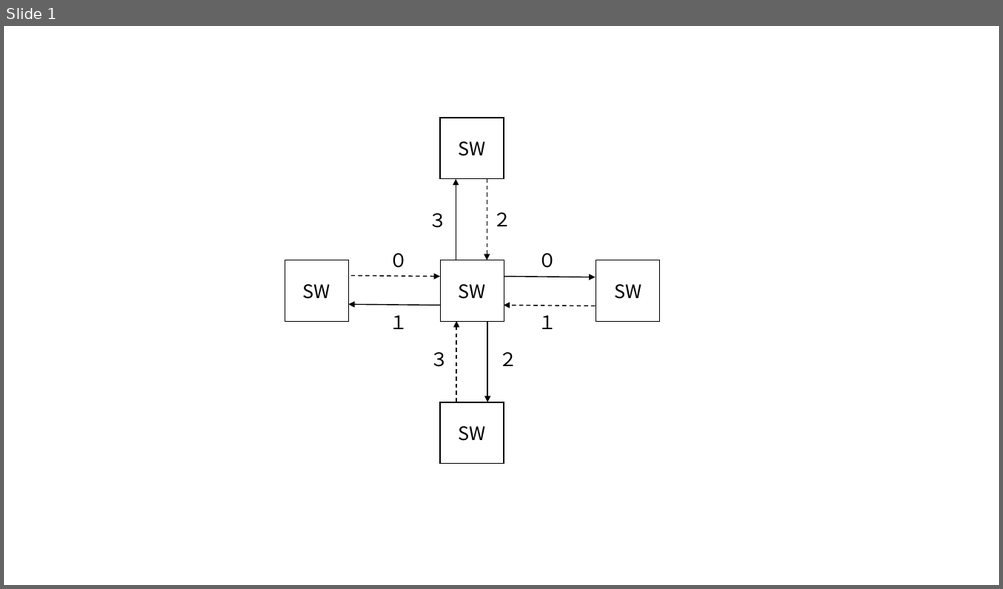
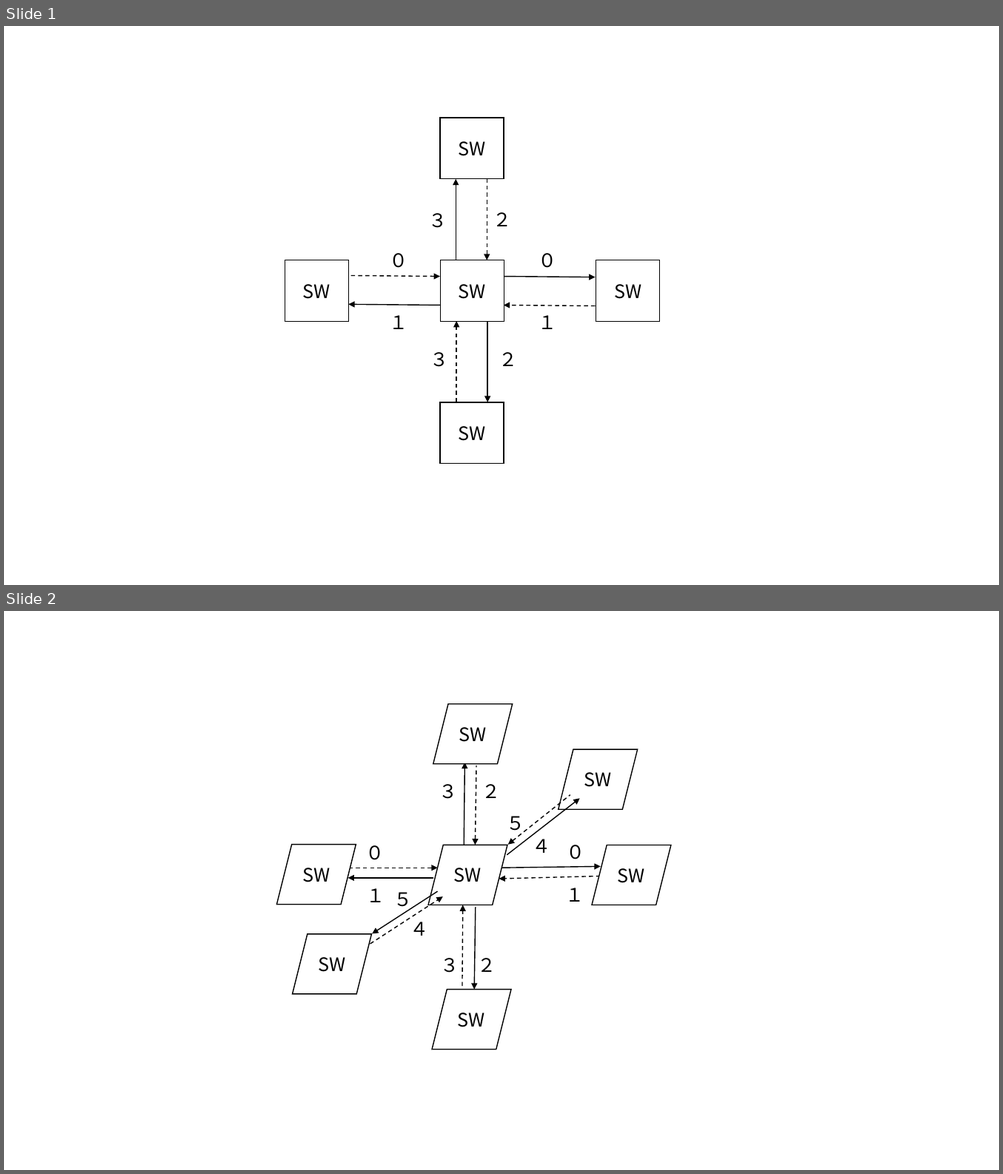
Before and after one commit to KoibuchiLab/circuit-switch-table, a slide deck: fig/sw.pptx. Shown one above the other, each under a label of ours: slide 1 before the commit, slides 1 and 2 after it. The pictures are 1003x589 and 1003x1174 pixels, drawn with LibreOffice and Linux fonts; fonts in the diff are those of the drawing. Boxes give left, top, right and bottom in pixels: in the first picture for what was removed or moved away, otherwise in the second. Text is boxed around its words. In the diff, an @@ line names an element or a change of style, - is before the commit and + after.

```diff
--- a/fig/sw.pptx
+++ b/fig/sw.pptx
@@ slide 2 added at (4,611,999,1170), background #FFFFFF @@
@@ parallelogram added at (433,704,512,764), fill #FFFFFF, outline #000000 1 pt, 18 pt, text #000000 @@
+SW
@@ arrow added from (464, 846) to (464, 763), #000000 1 pt @@
@@ arrow added from (476, 766) to (475, 846), #000000 1 pt dashed @@
@@ parallelogram added at (558,750,637,809), fill #FFFFFF, outline #000000 1 pt, 18 pt, text #000000 @@
+SW
@@ text added at (438,784,457,799), 18 pt, text #000000 @@
+３
@@ text added at (482,784,501,798), 18 pt, text #000000 @@
+２
@@ arrow added from (507, 855) to (580, 798), #000000 1 pt @@
@@ arrow added from (570, 795) to (508, 845), #000000 1 pt dashed @@
@@ text added at (506,816,525,835), 18 pt, text #000000 @@
+５
@@ parallelogram added at (276,845,356,904), fill #FFFFFF, outline #000000 1 pt, 18 pt, text #000000 @@
+SW
@@ text added at (366,846,384,860), 18 pt, text #000000 @@
+０
@@ parallelogram added at (428,846,507,905), fill #FFFFFF, outline #000000 1 pt, 18 pt, text #000000 @@
+SW
@@ text added at (532,834,550,853), 18 pt, text #000000 @@
+４
@@ text added at (566,845,584,860), 18 pt, text #000000 @@
+０
@@ parallelogram added at (592,846,671,905), fill #FFFFFF, outline #000000 1 pt, 18 pt, text #000000 @@
+SW
@@ arrow added from (346, 868) to (438, 868), #000000 1 pt dashed @@
@@ arrow added from (600, 877) to (498, 879), #000000 1 pt dashed @@
@@ arrow added from (500, 869) to (600, 867), #000000 1 pt @@
@@ arrow added from (433, 878) to (348, 878), #000000 1 pt @@
@@ text added at (367,889,385,903), 18 pt, text #000000 @@
+１
@@ arrow added from (370, 945) to (443, 897), #000000 1 pt dashed @@
@@ arrow added from (438, 891) to (372, 934), #000000 1 pt @@
@@ text added at (394,892,412,911), 18 pt, text #000000 @@
+５
@@ text added at (565,888,583,902), 18 pt, text #000000 @@
+１
@@ text added at (410,917,428,936), 18 pt, text #000000 @@
+４
@@ arrow added from (462, 986) to (463, 905), #000000 1 pt dashed @@
@@ arrow added from (475, 907) to (474, 990), #000000 1 pt @@
@@ parallelogram added at (292,934,371,994), fill #FFFFFF, outline #000000 1 pt, 18 pt, text #000000 @@
+SW
@@ text added at (440,958,458,973), 18 pt, text #000000 @@
+３
@@ text added at (478,958,496,972), 18 pt, text #000000 @@
+２
@@ parallelogram added at (432,990,511,1050), fill #FFFFFF, outline #000000 1 pt, 18 pt, text #000000 @@
+SW
```
Also in this commit, not shown: 2 other slides added, 7 other files.
